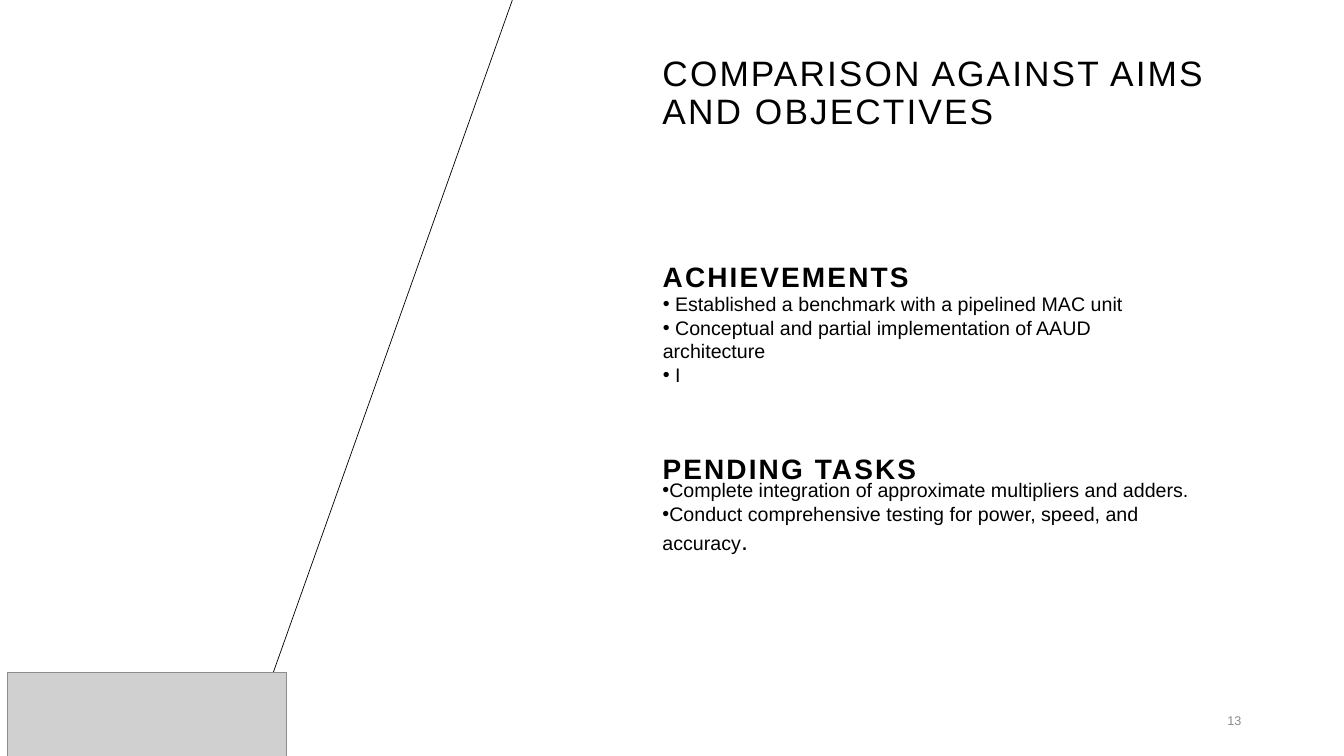
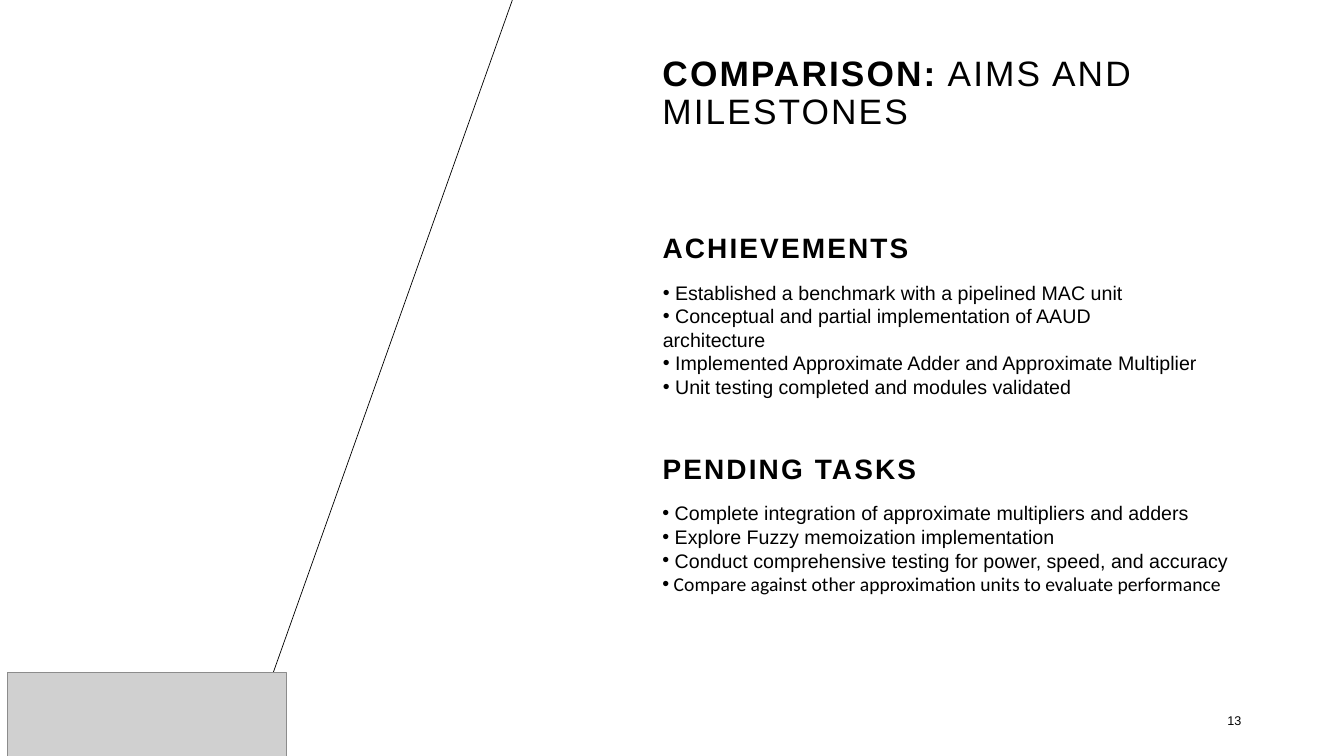
Before and after one commit to AmaanMujawar/EEE381_IIP-Hardware-Accelerator-for-RISCV-Processor, a slide deck: slide 13 of Documents/Public Engagement/PublicEngagementActivity.pptx. Drawn at 1344x756 pixels with LibreOffice and Linux fonts; fonts in the diff are those of the drawing; grey boxes stand for pictures; background and template pictures are left out. Boxes give left, top, right and bottom in pixels: in the first picture for what was removed or moved away, otherwise in the second. Text is boxed around its words. In the diff, an @@ line names an element or a change of style, - is before the commit and + after.

Commit message:
[PublicEngagement] Completed slides structure pending image screenshots of waveforms and testing

```diff
--- a/Documents/Public Engagement/PublicEngagementActivity.pptx
+++ b/Documents/Public Engagement/PublicEngagementActivity.pptx
@@ title at (662, 61, 1131, 125): text changed @@
-COMPARISON AGAINST AIMS AND OBJECTIVES
+COMPARISON: AIMS AND MILESTONES
@@ text "ACHIEVEMENTS": place and size @@
-text "ACHIEVEMENTS" at (663, 267, 909, 288)
+text "ACHIEVEMENTS" at (663, 238, 909, 259)
@@ text "Established a benchmark with a ...": place and size @@
-text "Established a benchmark with a ..." at (663, 296, 1123, 382)
+text "Established a benchmark with a ..." at (663, 285, 1197, 398)
@@ text at (675, 355, 1197, 398): text changed @@
-• I
+• Implemented Approximate Adder and Approximate Multiplier
+• Unit testing completed and modules validated
@@ text at (674, 505, 1228, 595): text changed @@
-• Complete integration of approximate multipliers and adders.
-• Conduct comprehensive testing for power, speed, and accuracy.
+• Complete integration of approximate multipliers and adders
+• Explore Fuzzy memoization implementation
+• Conduct comprehensive testing for power, speed, and accuracy
+• Compare against other approximation units to evaluate performance
@@ page number at (1227, 716, 1241, 725): text colour #8C8C8C to #000000 @@
```
Also in this commit, not shown: 8 other slides changed, 2 slides added, 3 slides removed.
